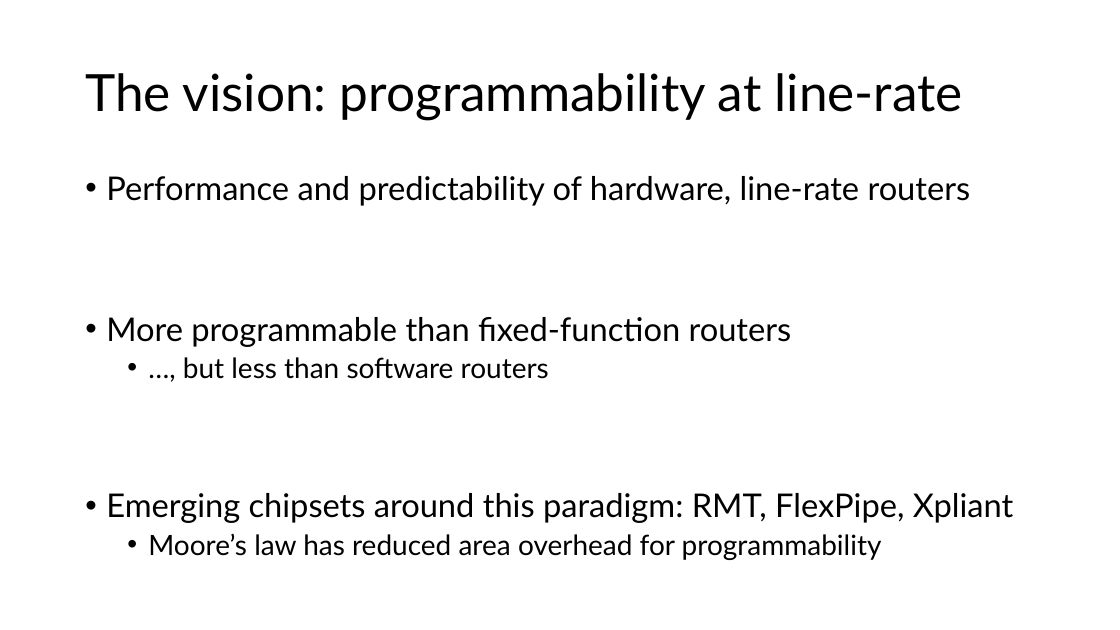
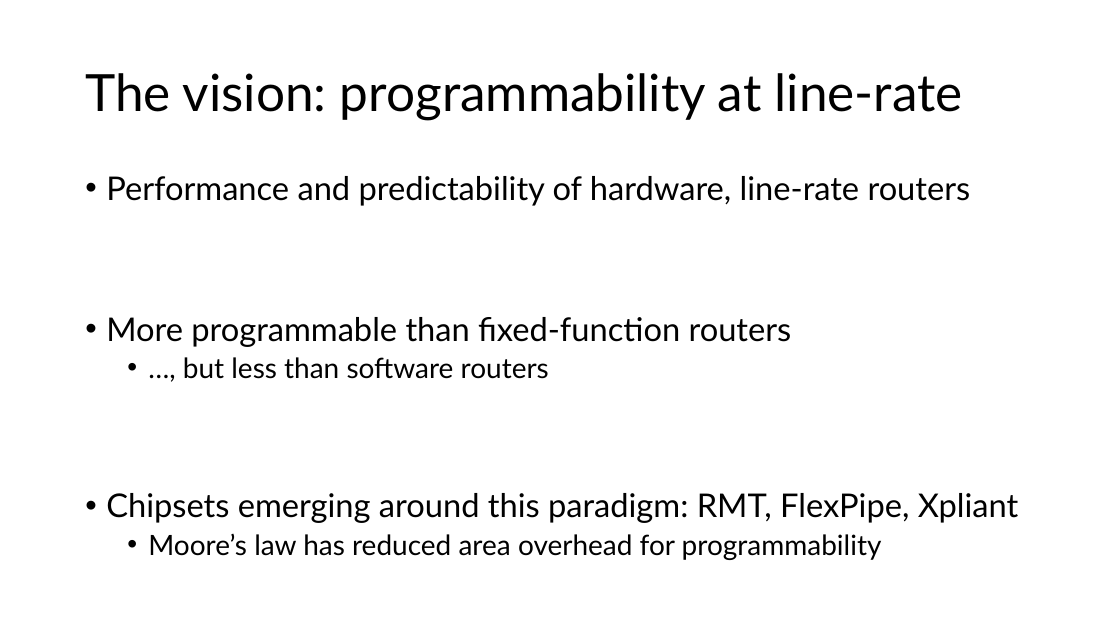
Before and after one commit to anirudhSK/pifo-domino-marple-ppts, a slide deck: slide 7 of domino_pifo.pptx. Drawn at 1120x630 pixels with LibreOffice and Linux fonts; fonts in the diff are those of the drawing. Boxes give left, top, right and bottom in pixels: in the first picture for what was removed or moved away, otherwise in the second. Text is boxed around its words. In the diff, an @@ line names an element or a change of style, - is before the commit and + after.

```diff
--- a/domino_pifo.pptx
+++ b/domino_pifo.pptx
@@ text at <box>106,493,1019,523</box>: text changed @@
-• Emerging chipsets around this paradigm: RMT, FlexPipe, Xpliant
+• Chipsets emerging around this paradigm: RMT, FlexPipe, Xpliant
```
Also in this commit, not shown: 8 other slides changed.
